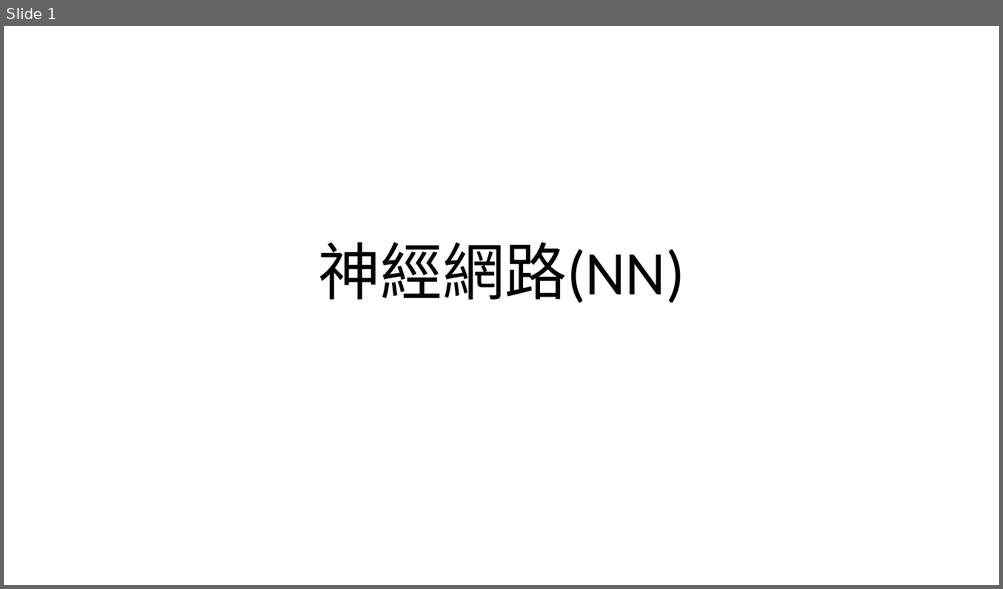
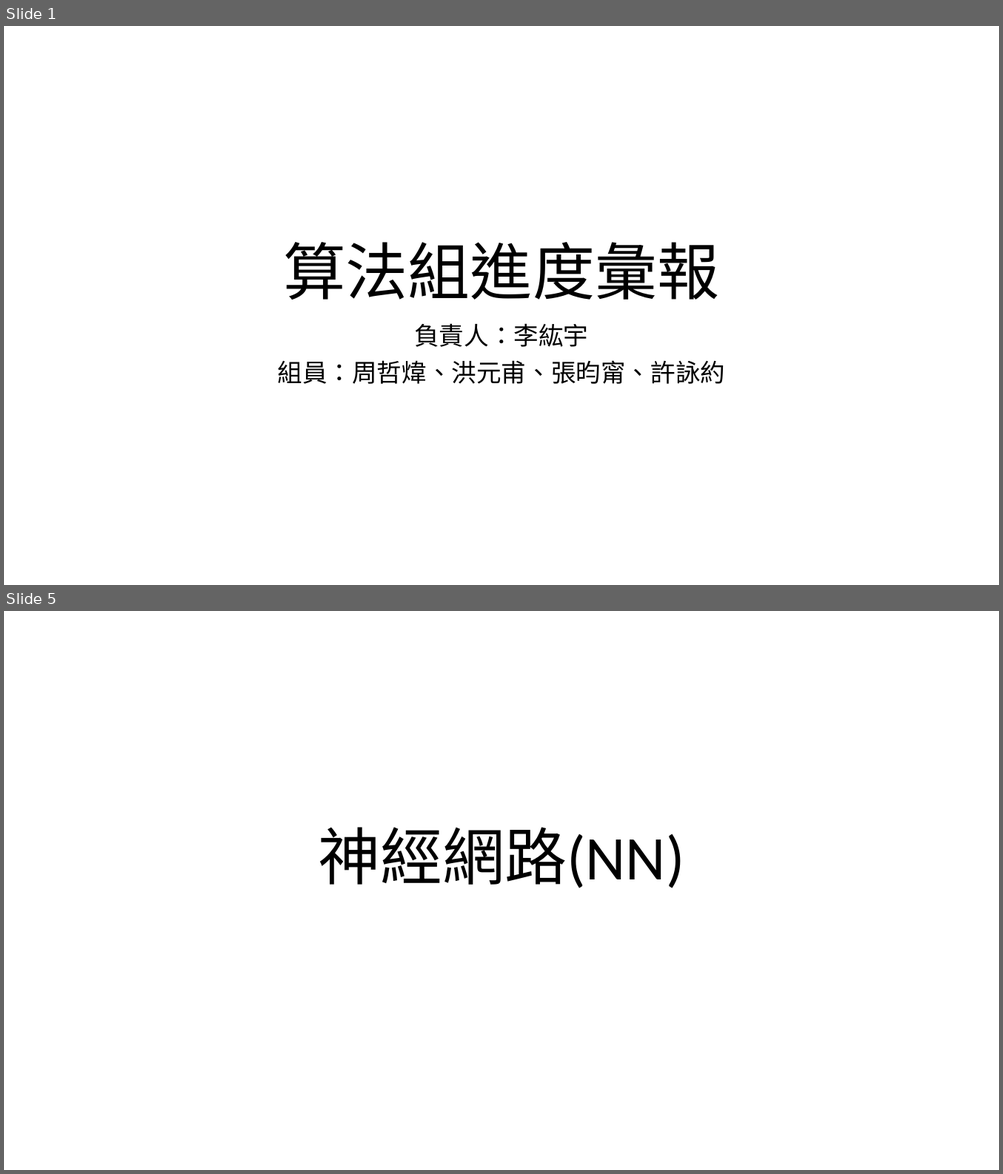
Before and after one commit to WingSyncAlgorithm/Object_Detection, a slide deck: 統整簡報/20230924/cnn.pptx. Shown one above the other, each under a label of ours: slide 1 before the commit, slides 1 and 5 after it; the slides between them are not shown. The pictures are 1003x589 and 1003x1174 pixels, drawn with LibreOffice and Linux fonts; fonts in the diff are those of the drawing. Boxes give left, top, right and bottom in pixels: in the first picture for what was removed or moved away, otherwise in the second. Text is boxed around its words. In the diff, an @@ line names an element or a change of style, - is before the commit and + after.

```diff
--- a/統整簡報/20230924/cnn.pptx
+++ b/統整簡報/20230924/cnn.pptx
@@ slide 1 added at (4,26,999,585), background #FFFFFF @@
@@ title added at (284,242,719,300), 60 pt, text #000000 @@
+算法組進度彙報
@@ subtitle added at (278,323,726,384), 24 pt, text #000000 @@
+負責人：李紘宇
+組員：周哲煒、洪元甫、張昀甯、許詠約
@@ what was slide 1 is now slide 5 @@
```
Also in this commit, not shown: 4 slides changed, 3 other slides added.
